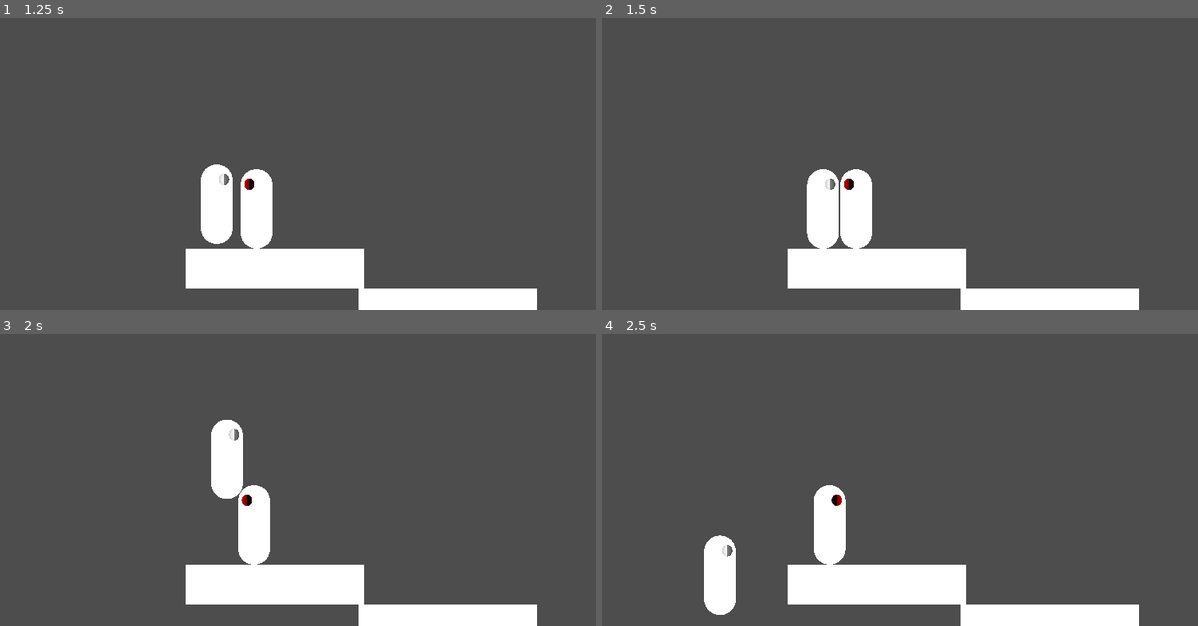
Above: before the commit, frames 1-4 (two rows, left to right).
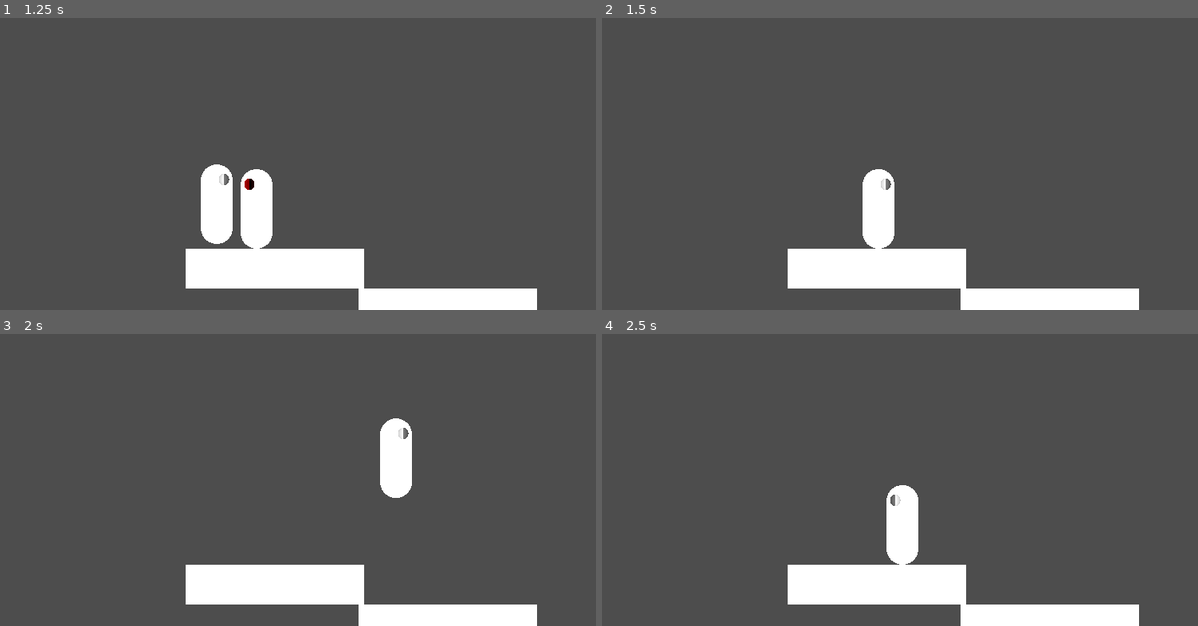
Above: after the commit, the same moments.

Repository: MasterKitten/Godot-4-Game-Creation
Game: Godot game, scene res://Scenes/platformer_main_scene.tscn
The game is run twice, just before and just after one commit, with the same random seed, the same clock (stepped at 60 frames per second) and the same inputs. The project has no main scene, so this scene is started directly.
Inputs:
- Up to frame 1 (1.25 s): hold Right (Right) from 0.53 s (still down); tap J (Shoot, bound only after the commit) at 0.6 s; tap W (Jump) at 0.77 s
- Up to frame 2 (1.5 s): keep holding Right (Right); tap J (Shoot, bound only after the commit) at 1.35 s
- Up to frame 3 (2 s): keep holding Right (Right); tap W (Jump) at 1.52 s
- Up to frame 4 (2.5 s): release Right (Right) at 2.03 s; hold A (Left) from 2.03 s (still down); tap J (Shoot, bound only after the commit) at 2.1 s

Frame 1 is identical in both runs. In frame 2, 3.3% of the frame differs, in the area x 34-50%, y 51-80%; in frame 3, 4.0%, in the area x 35-70%, y 28-80%; in frame 4, 4.0%.

Commit message:
People can now get shot

Diff:
--- a/2D Platformer/Scenes/enemy.tscn
+++ b/2D Platformer/Scenes/enemy.tscn
@@ -23,7 +23,7 @@
 [sub_resource type="RectangleShape2D" id="RectangleShape2D_8soi0"]
 
 [node name="Enemy" type="CharacterBody2D"]
-collision_layer = 5
+collision_layer = 4
 collision_mask = 5
 floor_stop_on_slope = false
 script = ExtResource("1_dhflr")
@@ -40,6 +40,9 @@
 scale = Vector2(0.541714, 0.58)
 mesh = SubResource("SphereMesh_0cuqy")
 texture = SubResource("GradientTexture1D_bt0be")
+
+[node name="Gun" type="RayCast2D" parent="Body"]
+target_position = Vector2(200, 0)
 
 [node name="BodyCollider" type="CollisionShape2D" parent="."]
 shape = SubResource("CapsuleShape2D_qbhrk")
--- a/2D Platformer/Scenes/player.tscn
+++ b/2D Platformer/Scenes/player.tscn
@@ -2,12 +2,12 @@
 
 [ext_resource type="Script" path="res://Scripts/Player.gd" id="1_mrb2h"]
 
+[sub_resource type="CapsuleShape2D" id="CapsuleShape2D_paagd"]
+radius = 21.0
+height = 100.0
+
 [sub_resource type="CapsuleMesh" id="CapsuleMesh_r7sv0"]
 radius = 20.0
-height = 100.0
-
-[sub_resource type="CapsuleShape2D" id="CapsuleShape2D_paagd"]
-radius = 21.0
 height = 100.0
 
 [sub_resource type="SphereMesh" id="SphereMesh_n0706"]
@@ -24,14 +24,22 @@
 collision_mask = 3
 script = ExtResource("1_mrb2h")
 
-[node name="Body" type="MeshInstance2D" parent="."]
-mesh = SubResource("CapsuleMesh_r7sv0")
-
 [node name="BodyCollider" type="CollisionShape2D" parent="."]
 shape = SubResource("CapsuleShape2D_paagd")
 
-[node name="Eye" type="MeshInstance2D" parent="."]
+[node name="Body" type="Node2D" parent="."]
+
+[node name="Body" type="MeshInstance2D" parent="Body"]
+mesh = SubResource("CapsuleMesh_r7sv0")
+
+[node name="Eye" type="MeshInstance2D" parent="Body"]
 position = Vector2(9, -31)
 scale = Vector2(0.541714, 0.58)
 mesh = SubResource("SphereMesh_n0706")
 texture = SubResource("GradientTexture1D_dk3ck")
+
+[node name="Gun" type="RayCast2D" parent="Body"]
+position = Vector2(-1, 0)
+target_position = Vector2(200, 0)
+collision_mask = 4
+collide_with_areas = true
--- a/2D Platformer/Scripts/Enemy.gd
+++ b/2D Platformer/Scripts/Enemy.gd
@@ -6,6 +6,9 @@
 
 @export var Jump = 400.0
 @export var CanJump = false
+
+@export var CanFire = true
+var guntimer = 0
 
 var AbleToMove = false
 var direction = 1
@@ -30,6 +33,16 @@
 
 	move_and_slide()
 
+	# Handles the gun
+	var gun = get_node("Body/Gun")
+	if gun.is_colliding():
+		guntimer += delta
+		if guntimer >= 1:
+			var object = gun.get_collider()
+			object.free()
+	else:
+		guntimer = 0
+
 # Switch direction if there is no more platform. Made this way so it doesn't brick itself!
 func _on_right_sensor_body_exited(_body):
 	if !PlatformStupid:
--- a/2D Platformer/Scripts/Player.gd
+++ b/2D Platformer/Scripts/Player.gd
@@ -1,8 +1,8 @@
 extends CharacterBody2D
-
 
 @export var Speed = 300.0
 @export var Jump = 400.0
+@export var CanFire = true
 
 # Get the gravity from the project settings to be synced with RigidBody nodes.
 var gravity = ProjectSettings.get_setting("physics/2d/default_gravity")
@@ -21,7 +21,16 @@
 	var direction = Input.get_axis("Left", "Right")
 	if direction:
 		velocity.x = direction * Speed
+		get_node("Body").set("scale", Vector2(direction, self.scale.y))
 	else:
 		velocity.x = move_toward(velocity.x, 0, Speed)
 
 	move_and_slide()
+
+	#Handles the gun
+	# SET THE GUN HERE!
+	var gun = get_node("Body/Gun")
+	if Input.is_action_just_pressed("Shoot") and CanFire:
+		if gun.is_colliding():
+			var object = gun.get_collider()
+			object.free()
--- a/2D Platformer/project.godot
+++ b/2D Platformer/project.godot
@@ -24,8 +24,7 @@
 
 Jump={
 "deadzone": 0.5,
-"events": [Object(InputEventKey,"resource_local_to_scene":false,"resource_name":"","device":0,"window_id":0,"alt_pressed":false,"shift_pressed":false,"ctrl_pressed":false,"meta_pressed":false,"pressed":false,"keycode":0,"physical_keycode":32,"unicode":0,"echo":false,"script":null)
-, Object(InputEventKey,"resource_local_to_scene":false,"resource_name":"","device":0,"window_id":0,"alt_pressed":false,"shift_pressed":false,"ctrl_pressed":false,"meta_pressed":false,"pressed":false,"keycode":0,"physical_keycode":87,"unicode":0,"echo":false,"script":null)
+"events": [Object(InputEventKey,"resource_local_to_scene":false,"resource_name":"","device":0,"window_id":0,"alt_pressed":false,"shift_pressed":false,"ctrl_pressed":false,"meta_pressed":false,"pressed":false,"keycode":0,"physical_keycode":87,"unicode":0,"echo":false,"script":null)
 , Object(InputEventKey,"resource_local_to_scene":false,"resource_name":"","device":0,"window_id":0,"alt_pressed":false,"shift_pressed":false,"ctrl_pressed":false,"meta_pressed":false,"pressed":false,"keycode":0,"physical_keycode":4194320,"unicode":0,"echo":false,"script":null)
 ]
 }
@@ -41,3 +40,9 @@
 , Object(InputEventKey,"resource_local_to_scene":false,"resource_name":"","device":0,"window_id":0,"alt_pressed":false,"shift_pressed":false,"ctrl_pressed":false,"meta_pressed":false,"pressed":false,"keycode":0,"physical_keycode":4194319,"unicode":0,"echo":false,"script":null)
 ]
 }
+Shoot={
+"deadzone": 0.5,
+"events": [Object(InputEventKey,"resource_local_to_scene":false,"resource_name":"","device":0,"window_id":0,"alt_pressed":false,"shift_pressed":false,"ctrl_pressed":false,"meta_pressed":false,"pressed":false,"keycode":0,"physical_keycode":74,"unicode":0,"echo":false,"script":null)
+, Object(InputEventKey,"resource_local_to_scene":false,"resource_name":"","device":0,"window_id":0,"alt_pressed":false,"shift_pressed":false,"ctrl_pressed":false,"meta_pressed":false,"pressed":false,"keycode":0,"physical_keycode":90,"unicode":0,"echo":false,"script":null)
+]
+}
